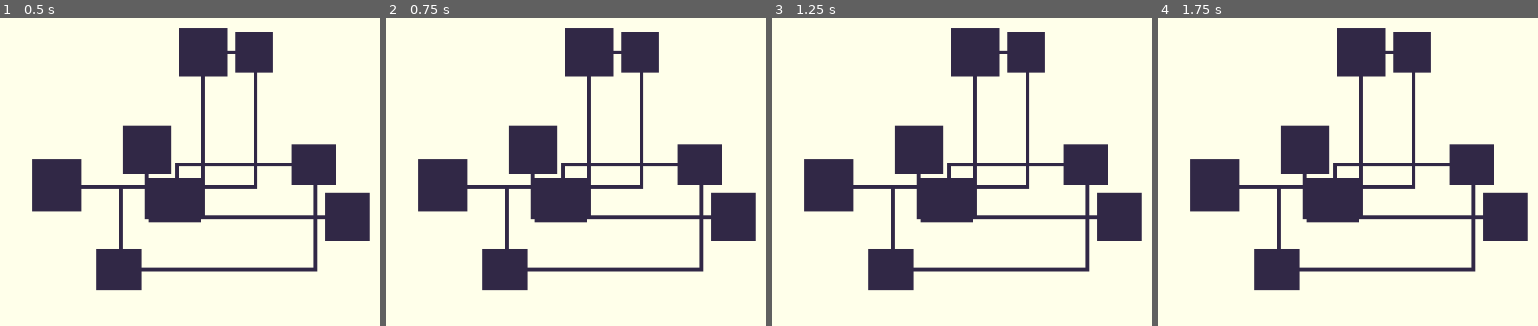
Above: before the commit, frames 1-4 (left to right).
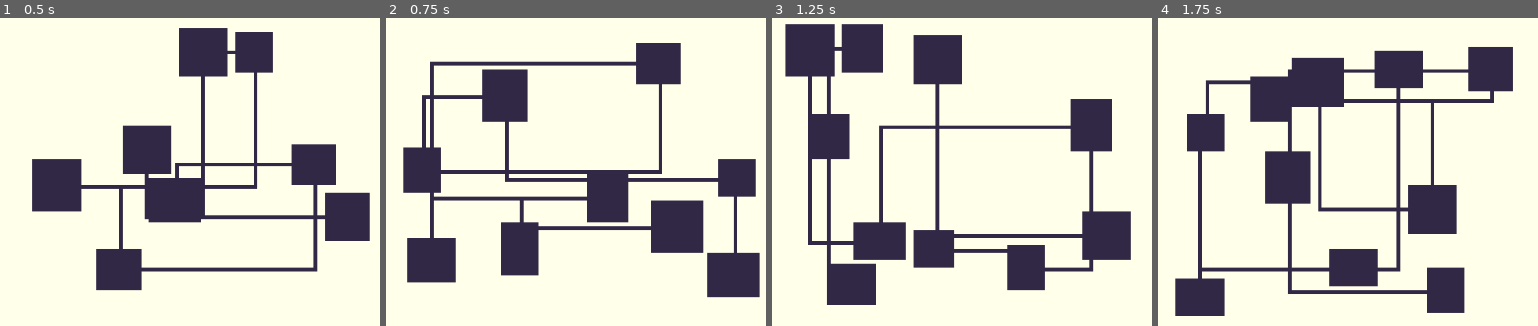
Above: after the commit, the same moments.

Repository: mc-carthy/gdPcg
Game: Godot game, scene res://BasicDungeon/BasicDungeon.tscn
Two runs of this game, one before a commit and one after it. Both use one fixed random seed, a clock stepped at 60 frames per second and the inputs below.
Inputs:
- Up to frame 1 (0.5 s): no input
- Up to frame 2 (0.75 s): tap Enter (ui_accept) at 0.5, 0.6 s
- Up to frame 3 (1.25 s): tap Enter (ui_accept) at 0.77, 1.07 s
- Up to frame 4 (1.75 s): tap Enter (ui_accept) at 1.35, 1.52 s

Frame 1 is identical in both runs. In frame 2, 31% of the frame differs, in the area x 4-99%, y 3-91%; in frame 3, 33%; in frame 4, 33%, in the area x 4-98%, y 3-97%.

Commit message:
Add regenerate and quit commands

Diff:
--- a/BasicDungeon/BasicDungeon.gd
+++ b/BasicDungeon/BasicDungeon.gd
@@ -10,6 +10,12 @@
 func _ready() -> void:
 	_setup_camera()
 	_generate()
+
+func _process(delta: float) -> void:
+	if Input.is_action_just_pressed('ui_accept'):
+		_generate()
+	if Input.is_action_just_pressed('ui_cancel'):
+		get_tree().quit()
 
 func _setup_camera() -> void:
 	camera.position = level.map_to_world(level_size / 2)
